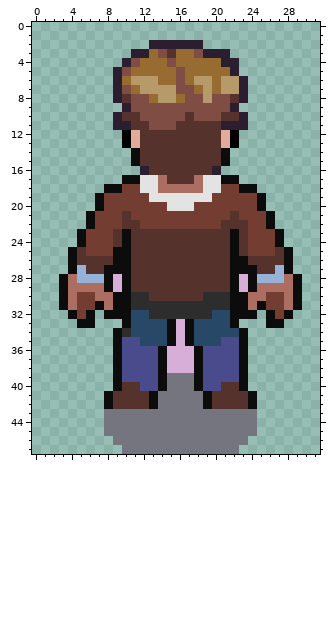
A pixel-art sprite gets an edit: sprites/spr_principal_back/50c47c1f-eac4-4fe2-943d-ab0439c389ac.png. Above: the version before the commit.
The file is 96x144 pixels, drawn in blocks of 3x3; one block is one cell here.
The same view after the edit:
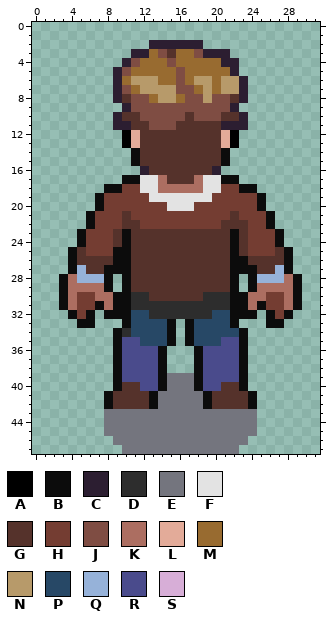
Palette (. is transparent): A #000000  B #0c0c0c  C #2c1e31  D #2d2d2d  E #74757e  F #e3e3e3  G #55322b  H #743d32  J #7f4d43  K #ac6e61  L #e3ab99  M #986b30  N #b79a6a  P #274866  Q #96b2d9  R #4a4b8c  S #d7aed7
The exact change:
Changed rows in their new state; - is an unchanged pixel.
first column x 9:
28 .-------------.
29 .-------------.
first column x 15:
33 -.-
34 -.-
35 -.-
36 ...
37 ...
38 ...
Where, in picture pixels (left, top, right, bottom), the same in both pictures:
erased: (113, 274, 122, 292)
erased: (239, 274, 248, 292)
erased: (167, 319, 194, 373)
